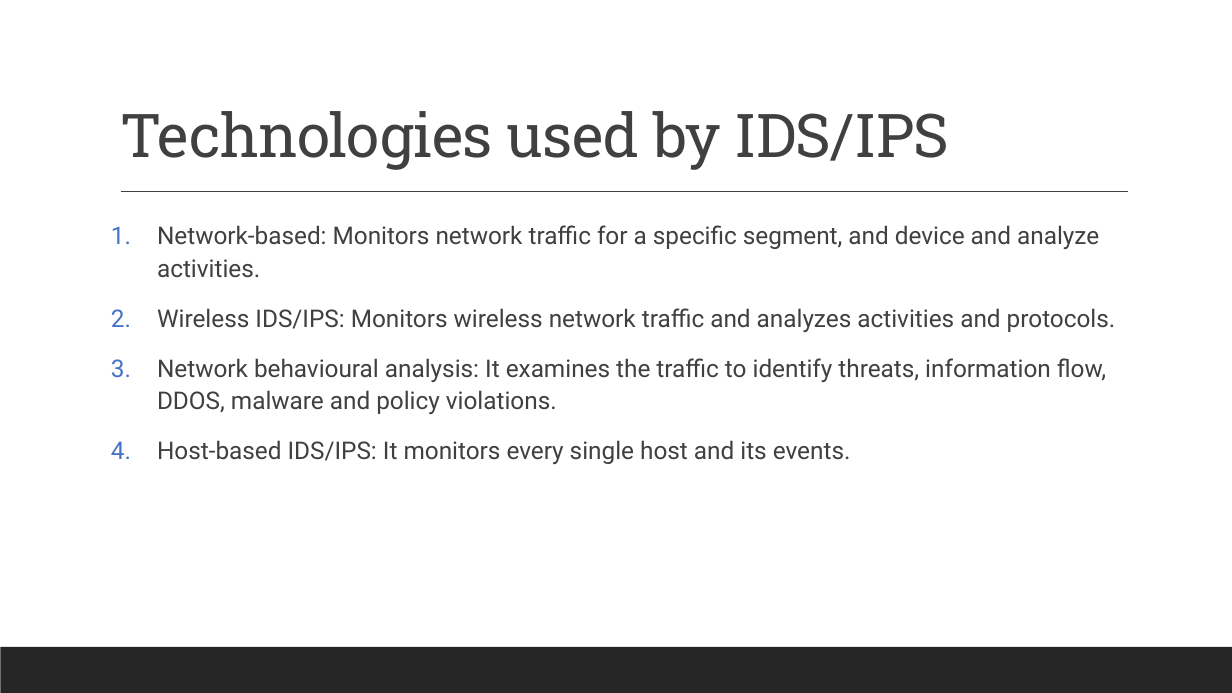
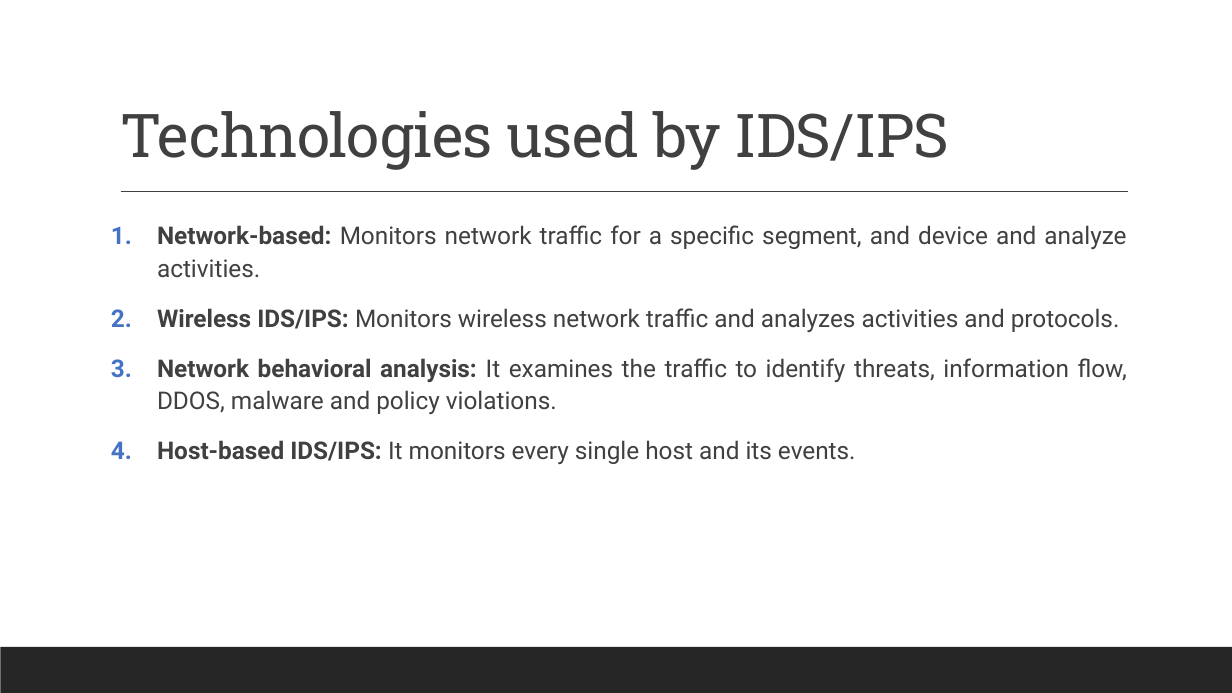
Before and after one commit to ronnie-1947/access-control-ppt, a slide deck: slide 25 of Access Control.pptx (slide 24 before the commit). Drawn at 1232x693 pixels with LibreOffice and Linux fonts; fonts in the diff are those of the drawing. Boxes give left, top, right and bottom in pixels: in the first picture for what was removed or moved away, otherwise in the second. Text is boxed around its words. In the diff, an @@ line names an element or a change of style, - is before the commit and + after.

```diff
--- a/Access Control.pptx
+++ b/Access Control.pptx
@@ text at (x1=157, y1=225, x2=1126, y2=464): bold on in "Network-based:", "Wireless IDS/IPS:", "Host-based IDS/IPS:"; alignment left to justified @@
@@ text at (x1=157, y1=358, x2=1127, y2=414): text changed @@
-3. Network behavioural analysis: It examines the traffic to identify threats, information flow, DDOS, malware and policy violations.
+3. Network behavioral analysis: It examines the traffic to identify threats, information flow, DDOS, malware and policy violations.
```
Also in this commit, not shown: 15 other slides changed, 1 slide added.
